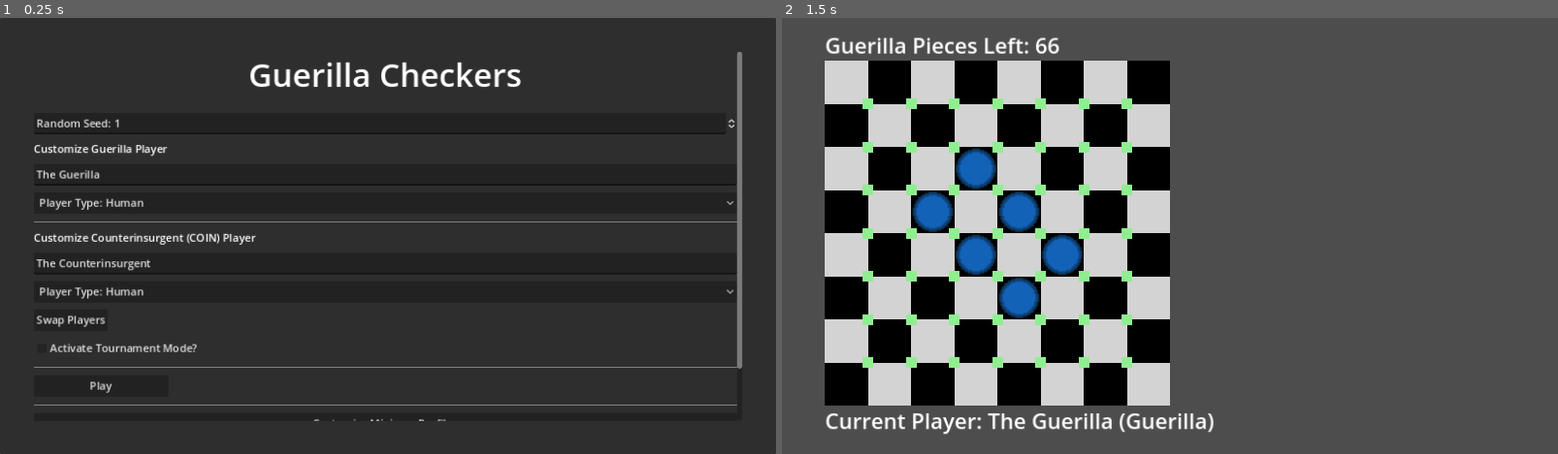
Above: before the commit, frames 1-2 (left to right).
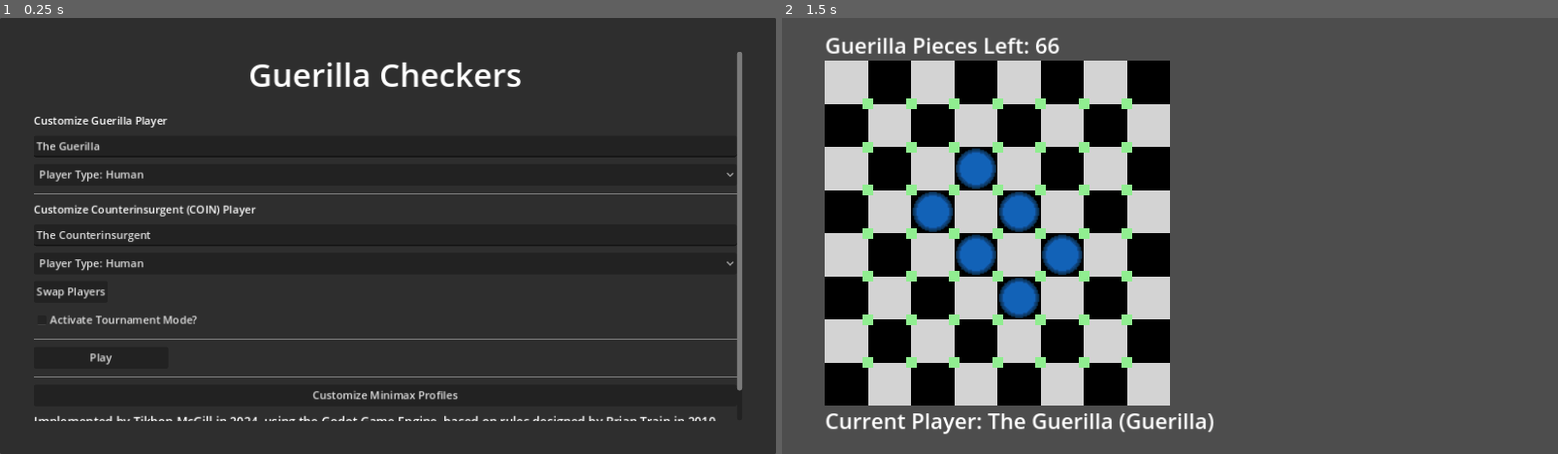
Above: after the commit, the same moments.

Repository: TikhonMcGill/guerilla-checkers
Game: Godot game, scene res://assets/scenes/menus/main_menu/main_menu.tscn
The game is run twice, just before and just after one commit, with the same random seed, the same clock (stepped at 60 frames per second) and the same inputs.
Inputs (mouse positions are in pixels of both pictures, inside the frame that each line leads up to):
- Up to frame 1 (0.25 s): no input
- Up to frame 2 (1.5 s): click "Play" at 0.5 s; click (844, 83) at 1.25 s

The runs differ from the first frame. In frame 1, 4.9% of the frame differs, in the area x 4-96%, y 22-93%; in frame 2, nothing differs.

Commit message:
Removed Random Seed - misinformative

Diff:
--- a/assets/objects/saved_selections.gd
+++ b/assets/objects/saved_selections.gd
@@ -13,8 +13,6 @@
 @export var guerilla_player_type : String = HUMAN_PLAYER
 @export var coin_player_type : String = HUMAN_PLAYER
 
-@export var random_seed : int = 1
-
 @export var tournament : bool = false
 @export var tournament_games : int = 2
 @export var rapid_tournament : bool = false
--- a/assets/scenes/menus/main_menu/main_menu.gd
+++ b/assets/scenes/menus/main_menu/main_menu.gd
@@ -20,8 +20,6 @@
 @onready var tournament_container: VBoxContainer = $PanelContainer/MarginContainer/ScrollContainer/VBoxContainer/TournamentContainer
 @onready var games_spin_box: SpinBox = $PanelContainer/MarginContainer/ScrollContainer/VBoxContainer/TournamentContainer/HBoxContainer/GamesSpinBox
 @onready var rapid_play_check_box: CheckBox = $PanelContainer/MarginContainer/ScrollContainer/VBoxContainer/TournamentContainer/RapidPlayCheckBox
-
-@onready var random_seed: SpinBox = $PanelContainer/MarginContainer/ScrollContainer/VBoxContainer/RandomSeed
 
 func _ready() -> void:
 	_populate_minimax_select(guerilla_minimax_profile_select)
@@ -70,15 +68,11 @@
 	games_spin_box.value = saved_selections.tournament_games
 	rapid_play_check_box.button_pressed = saved_selections.rapid_tournament
 
-	random_seed.value = saved_selections.random_seed
-
 func _save_settings():
 	var saved_settings : SavedSelections = GameManager.saved_selections
 
 	saved_settings.guerilla_player_name = guerilla_name_edit.text
 	saved_settings.coin_player_name = counterinsurgent_name_edit.text
-
-	saved_settings.random_seed = random_seed.value
 
 	_save_guerilla_select()
 	_save_coin_select()
@@ -91,8 +85,6 @@
 
 func _set_settings():
 	_save_settings()
-
-	seed(random_seed.value)
 
 	if guerilla_player_select.selected == 0:
 		GameManager.guerilla_player_type = GameManager.PLAYER_TYPE.HUMAN
--- a/assets/scenes/menus/main_menu/main_menu.tscn
+++ b/assets/scenes/menus/main_menu/main_menu.tscn
@@ -45,12 +45,6 @@
 
 [node name="HSeparator" type="HSeparator" parent="PanelContainer/MarginContainer/ScrollContainer/VBoxContainer"]
 layout_mode = 2
-
-[node name="RandomSeed" type="SpinBox" parent="PanelContainer/MarginContainer/ScrollContainer/VBoxContainer"]
-layout_mode = 2
-value = 1.0
-allow_greater = true
-prefix = "Random Seed:"
 
 [node name="GuerillaPlayerLabel" type="Label" parent="PanelContainer/MarginContainer/ScrollContainer/VBoxContainer"]
 layout_mode = 2
Not shown, changed: Dissertation Plan.txt
Not shown, changed: Implementation Plan.txt
